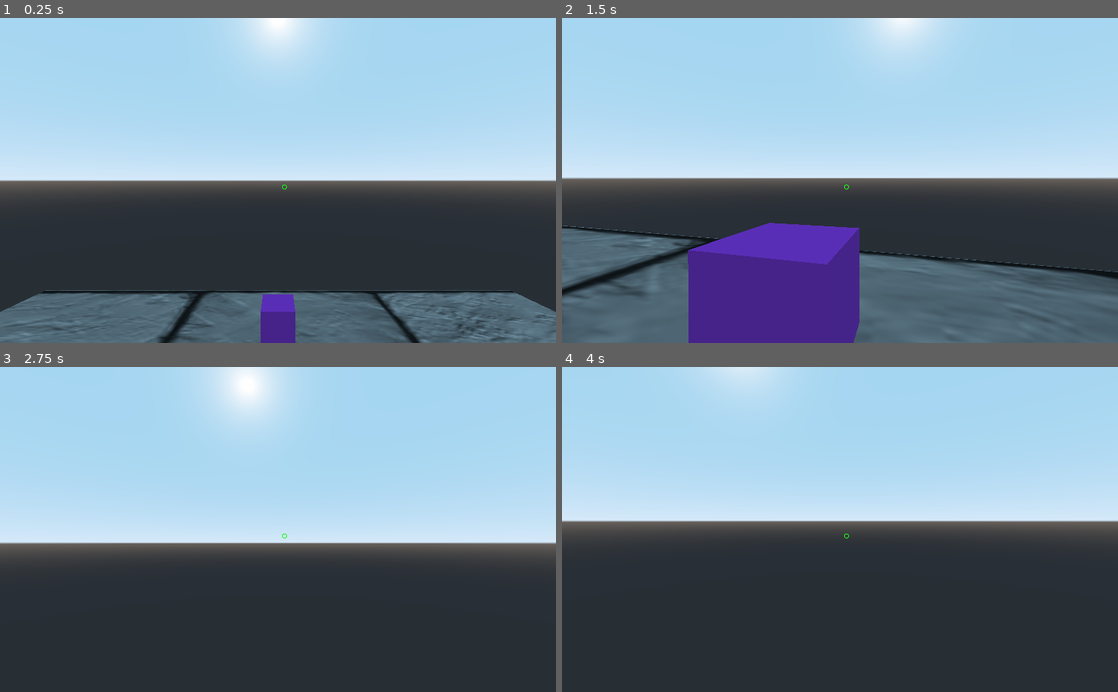
Above: before the commit, frames 1-4 (two rows, left to right).
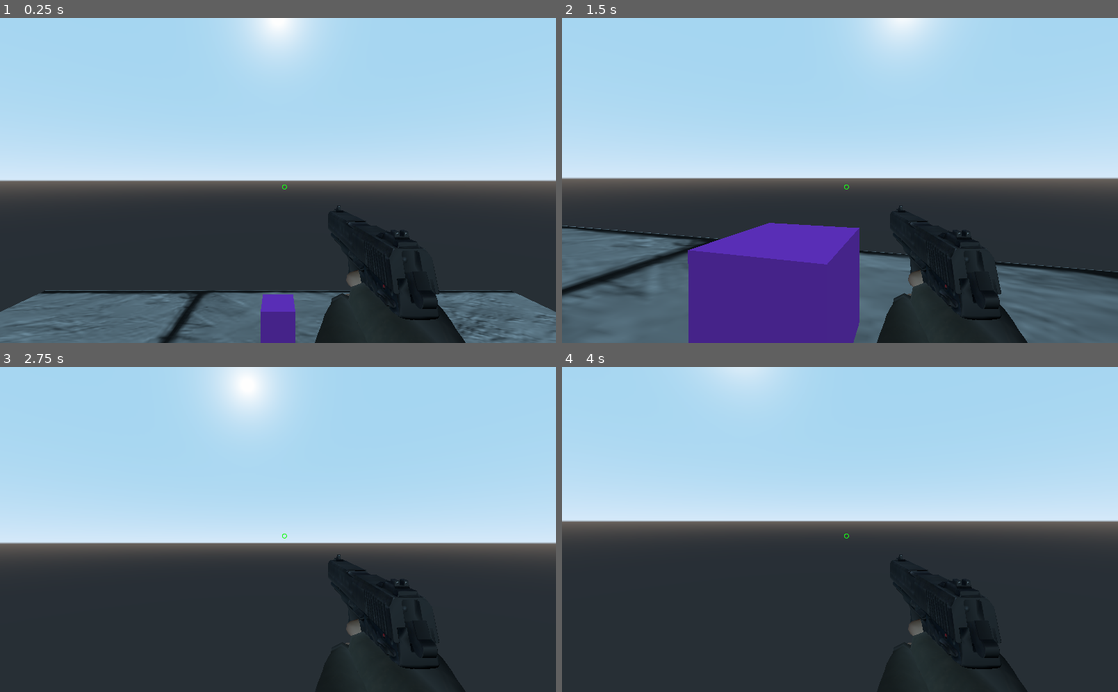
Above: after the commit, the same moments.

Repository: J3rryCodes/ProjectX
Game: Godot game, scene res://Game/Level01/Level.tscn
The game is run twice, just before and just after one commit, with the same random seed, the same clock (stepped at 60 frames per second) and the same inputs.
Inputs (mouse positions are in pixels of both pictures, inside the frame that each line leads up to):
- Up to frame 1 (0.25 s): no input
- Up to frame 2 (1.5 s): tap Enter at 0.5 s; move the mouse to (867, 180) at 0.52 s; hold S (bwd) 0.53-1.28 s; hold W (fwd) from 0.53 s (still down); tap Space (jump) at 0.77 s; move the mouse to (812, 180) at 1.27 s; click (812, 180) at 1.35 s
- Up to frame 3 (2.75 s): keep holding W (fwd); tap Space (jump) at 1.52 s; move the mouse to (289, 523) at 2.02 s; hold Shift (sprint) from 2.03 s (still down)
- Up to frame 4 (4 s): keep holding W (fwd); tap Space (jump) at 2.75, 3.02, 3.77 s; move the mouse to (834, 536) at 2.77 s; release Shift (sprint) at 2.78 s; tap S (bwd) at 2.85 s; tap Enter at 3.5 s; move the mouse to (878, 532) at 3.52 s; press the mouse at (878, 532) at 3.53 s

The runs differ from the first frame. In frame 1, 4.1% of the frame differs, in the area x 56-84%, y 57-100%; in frame 2, 5.3%; in frame 3, 1.3%; in frame 4, 1.3%.

Commit message:
gun model fixed

Diff:
--- a/Player/Player.tscn
+++ b/Player/Player.tscn
@@ -36,7 +36,7 @@
 debug_shape_custom_color = Color( 1, 0, 0, 1 )
 
 [node name="Mark21" parent="Head/Camera/WeponHolder" instance=ExtResource( 5 )]
-transform = Transform( 1, 0, 0, 0, 1, 0, 0, 0, -1, 0, -1, 0 )
+transform = Transform( -0.7, 6.11959e-08, -6.11959e-08, 6.11959e-08, 0.7, 0, 6.11959e-08, -5.34992e-15, -0.7, 0, -1.11112, -0.165 )
 
 [node name="TextureRect" type="TextureRect" parent="Head"]
 margin_right = 40.0
